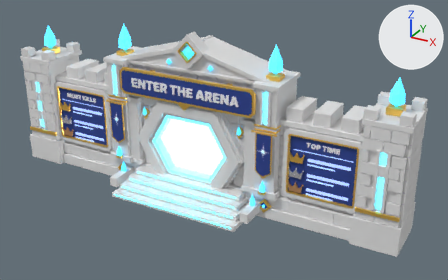
Before and after pictures for a commit that changed the FBX model assets/lobby/fbx/Lobby_ArenaGate.fbx.
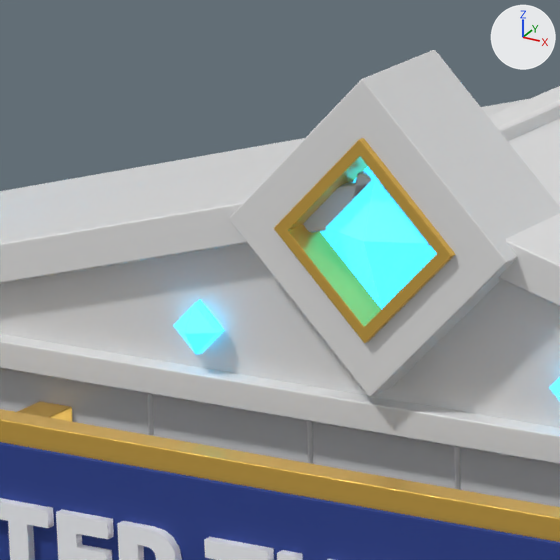
Each version is shown whole from a 50 mm camera at (42.15, -67.34, 43.44) aimed at (4.48, 1.13, 9.2), then close up on the part from 33% to 47% of the width and 9% to 31% of the height. Lighting does not change. The marker at upper right points along +X, +Y and +Z. The older version's two pictures come first.

The first close-up shows 'Lobby_ArenaGate__GateCrystal', 'Lobby_ArenaGate__GateStone_p1', 'Lobby_ArenaGate__Gold', 'Lobby_ArenaGate__NavyCloth', 'Lobby_ArenaGate__WhiteEmblem'.
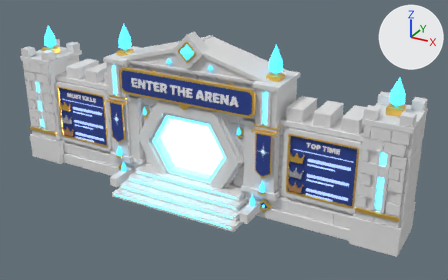
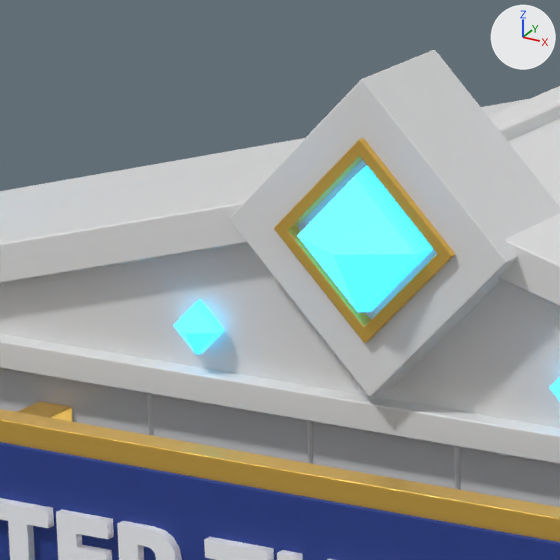
Pixel boxes (x1, y1, x2, y2) of what changed, in the close-ups (560 x 560 px; the box of a moved part takes in the faces that stretch with it):
'Lobby_ArenaGate__GateCrystal', reshaped: before (173, 166, 560, 401); after (173, 165, 560, 401)
'Lobby_ArenaGate__GateStoneJoint', reshaped (not visible before): after (298, 159, 437, 320)
part 2 of me_lobby_arenagate__gatecrystal, moved or reshaped: before (320, 166, 437, 310); after (297, 165, 433, 312)

Diff of the bpy script that builds the scene:
```diff
--- a/assets/lobby/fbx/Lobby_ArenaGate.fbx.py
+++ b/assets/lobby/fbx/Lobby_ArenaGate.fbx.py
@@ me_lobby_arenagate__gatecrystal @@
 me_lobby_arenagate__gatecrystal.from_pydata(...)  # 190 vertices, 240 faces; spans x -27.9..27.9, y -2.5..3.2, z 1.5..23.5
 # used by ob_lobby_arenagate__gatecrystal; location = (0.0, 0.0, 0.0)
-me_lobby_arenagate__gatecrystal.vertices[104].co = (1.2, 0.0, 21.4)
-me_lobby_arenagate__gatecrystal.vertices[105].co = (1.1, -0.2, 21.4)
-me_lobby_arenagate__gatecrystal.vertices[106].co = (0.0, 0.0, 22.6)
-me_lobby_arenagate__gatecrystal.vertices[107].co = (0.0, -0.2, 22.5)
-me_lobby_arenagate__gatecrystal.vertices[108].co = (-1.2, 0.0, 21.4)
-me_lobby_arenagate__gatecrystal.vertices[109].co = (-1.1, -0.2, 21.4)
-me_lobby_arenagate__gatecrystal.vertices[110].co = (0.0, 0.0, 20.1)
-me_lobby_arenagate__gatecrystal.vertices[111].co = (0.0, -0.2, 20.2)
-me_lobby_arenagate__gatecrystal.vertices[112].co = (0.0, -0.7, 21.4)  # pixel (363, 241)
-me_lobby_arenagate__gatecrystal.vertices[113].co = (0.0, 0.8, 21.4)
+# me_lobby_arenagate__gatecrystal part 2
+me_lobby_arenagate__gatecrystal.vertices[104].co = (1.1, -0.6, 21.4)  # pixel (433, 248)
+me_lobby_arenagate__gatecrystal.vertices[105].co = (1.0, -0.9, 21.4)  # pixel (415, 254)
+me_lobby_arenagate__gatecrystal.vertices[106].co = (0.0, -0.6, 22.5)  # pixel (367, 164)
+me_lobby_arenagate__gatecrystal.vertices[107].co = (0.0, -0.9, 22.4)  # pixel (354, 176)
+me_lobby_arenagate__gatecrystal.vertices[108].co = (-1.1, -0.6, 21.4)  # pixel (305, 228)
+me_lobby_arenagate__gatecrystal.vertices[109].co = (-1.0, -0.9, 21.4)  # pixel (296, 235)
+me_lobby_arenagate__gatecrystal.vertices[110].co = (0.0, -0.6, 20.3)  # pixel (371, 312)
+me_lobby_arenagate__gatecrystal.vertices[111].co = (0.0, -0.9, 20.4)  # pixel (357, 312)
+me_lobby_arenagate__gatecrystal.vertices[112].co = (0.0, -1.5, 21.4)  # pixel (333, 254)
+me_lobby_arenagate__gatecrystal.vertices[113].co = (0.0, -0.4, 21.4)
 me_lobby_arenagate__gatecrystal.materials.append(mat_mat_gatecrystal)
@@ me_lobby_arenagate__gatestonejoint @@
 # used by ob_lobby_arenagate__gatestonejoint; location = (0.0, 0.0, 0.0)
 # verts and faces of me_lobby_arenagate__gatestonejoint; kept vertices keep their numbers, new ones are numbered from 464
-me_lobby_arenagate__gatestonejoint.from_pydata(...)  # 464 vertices, 482 faces; spans x -29.6..29.6, y -1.0..5.6, z 0.0..18.6
+me_lobby_arenagate__gatestonejoint.from_pydata(...)  # 472 vertices, 488 faces; spans x -29.6..29.6, y -1.0..5.6, z 0.0..22.7
+# me_lobby_arenagate__gatestonejoint part 1
+verts[464] = (-1.3, -0.5, 21.4)
+verts[465] = (0.0, -0.5, 20.1)
+verts[466] = (-1.3, 1.0, 21.4)
+verts[467] = (0.0, 1.0, 20.1)
+for new, old in zip([*range(468, 472)], [*range(464, 468)]): verts[new] = verts[old] + (1.3, 0.0, 1.3)
+faces += [(464, 465, 469, 468), (466, 470, 471, 467), (468, 469, 471, 470), (464, 468, 470, 466), (464, 466, 467, 465), (465, 467, 471, 469)]
 me_lobby_arenagate__gatestonejoint.materials.append(mat_mat_gatestonejoint)
```
